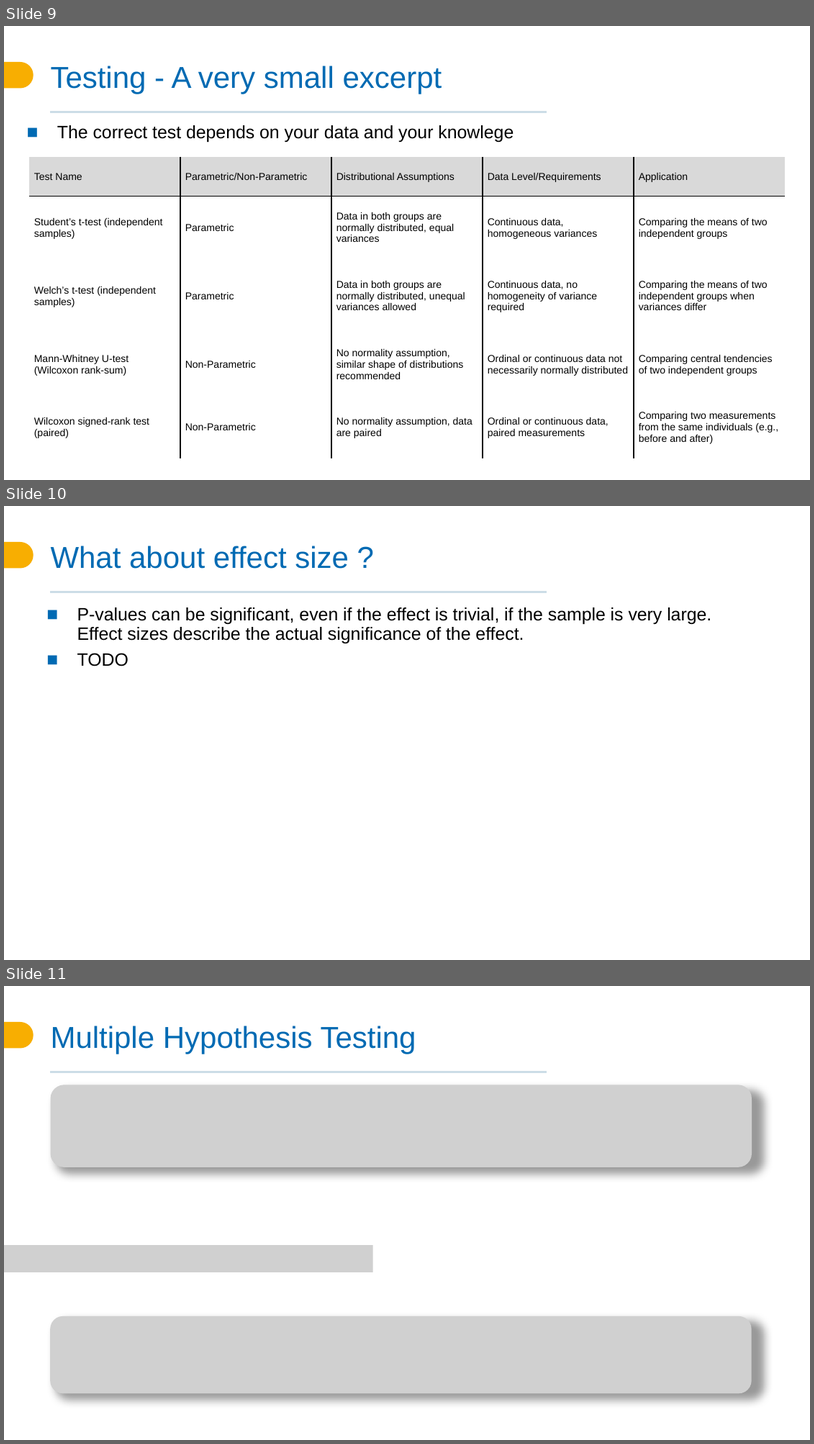
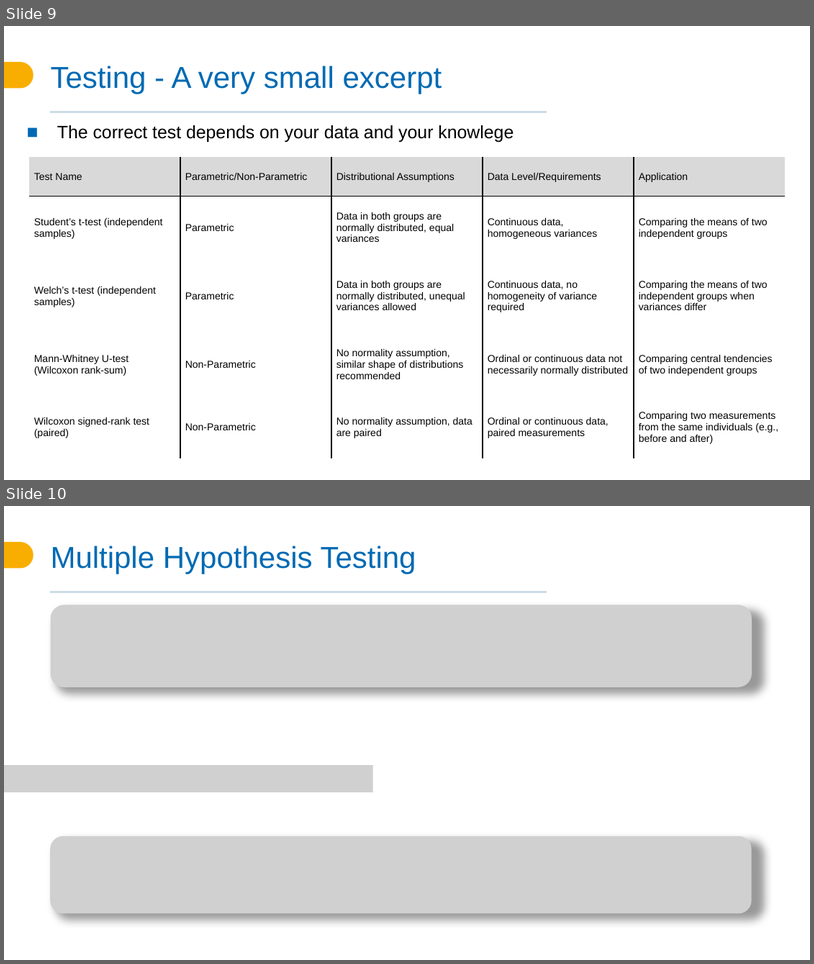
Before and after one commit to dietrichlab-cs/Programming_Intro, a slide deck: python/05_statistics_with_python/funWithStats.pptx. Shown one above the other, each under a label of ours: slides 9, 10 and 11 before the commit, slides 9 and 10 after it. The pictures are 814x1444 and 814x964 pixels, drawn with LibreOffice and Linux fonts; fonts in the diff are those of the drawing; grey boxes stand for pictures; background and template pictures are left out. Boxes give left, top, right and bottom in pixels: in the first picture for what was removed or moved away, otherwise in the second. Text is boxed around its words. In the diff, an @@ line names an element or a change of style, - is before the commit and + after.

Commit message:
worked on stats lecture

```diff
--- a/python/05_statistics_with_python/funWithStats.pptx
+++ b/python/05_statistics_with_python/funWithStats.pptx
@@ slide 10 removed at [4, 506, 810, 960], background #FFFFFF; not listed: 2 template elements that a slide beside it also shows @@
@@ title removed at [51, 546, 349, 569] @@
-What about effect size ?
@@ text removed at [77, 608, 712, 667] @@
-◼ P-values can be significant, even if the effect is trivial, if the sample is very large. Effect sizes describe the actual significance of the effect.
-◼ TODO
@@ page number removed at [7, 944, 37, 957] @@
-10
@@ what was slide 11 is now slide 10 @@
```
Also in this commit, not shown: 2 other files.
